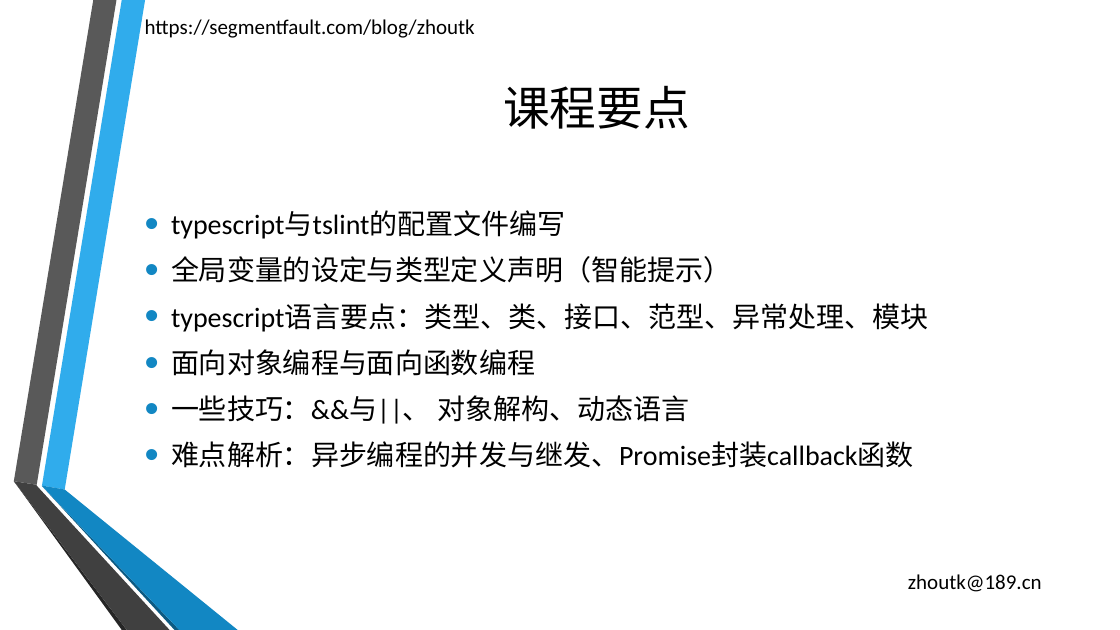
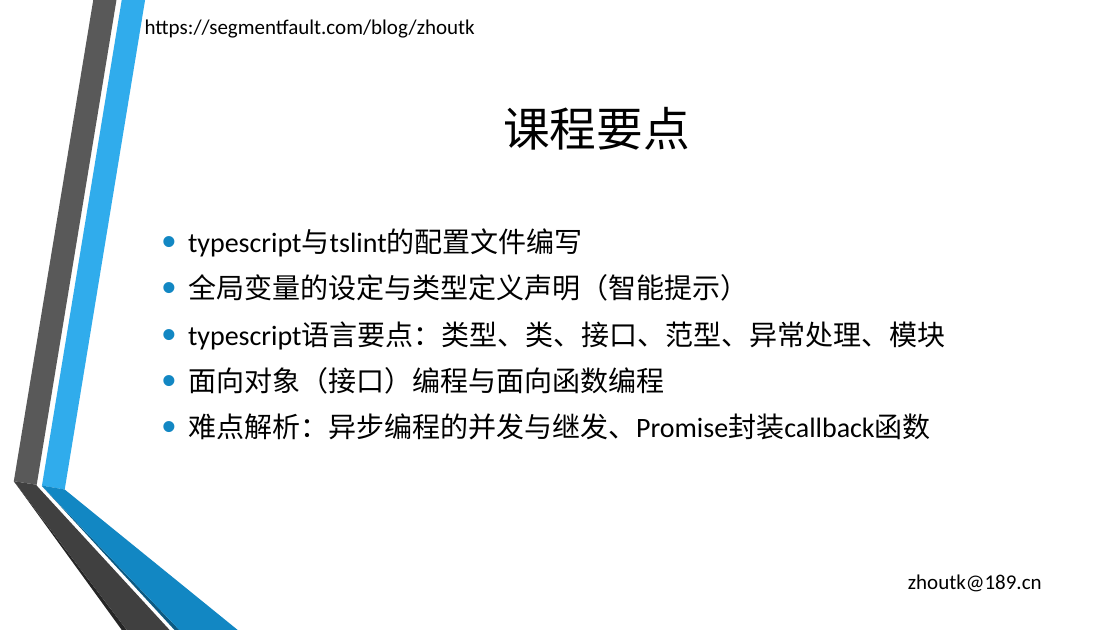
Before and after one commit to zhoutk/sifou, a slide deck: slide 2 of 001.运用typescript进行node.js后端开发精要/typescript_base.pptx. Drawn at 1120x630 pixels with LibreOffice and Linux fonts; fonts in the diff are those of the drawing; background and template pictures are left out. Boxes give left, top, right and bottom in pixels: in the first picture for what was removed or moved away, otherwise in the second. Text is boxed around its words. In the diff, an @@ line names an element or a change of style, - is before the commit and + after.

```diff
--- a/001.运用typescript进行node.js后端开发精要/typescript_base.pptx
+++ b/001.运用typescript进行node.js后端开发精要/typescript_base.pptx
@@ title "课程要点": place and size @@
-title "课程要点" at <box>503,85,690,129</box>
+title "课程要点" at <box>503,106,690,150</box>
@@ text "typescript与tslint的配置文件编写": place and size @@
-text "typescript与tslint的配置文件编写" at <box>171,211,929,468</box>
+text "typescript与tslint的配置文件编写" at <box>188,229,946,440</box>
@@ text at <box>188,367,664,394</box>: text changed @@
-• 面向对象编程与面向函数编程
-• 一些技巧：&&与||、 对象解构、动态语言
+• 面向对象（接口）编程与面向函数编程
```
Also in this commit, not shown: 2 other slides changed, 12 other files.
